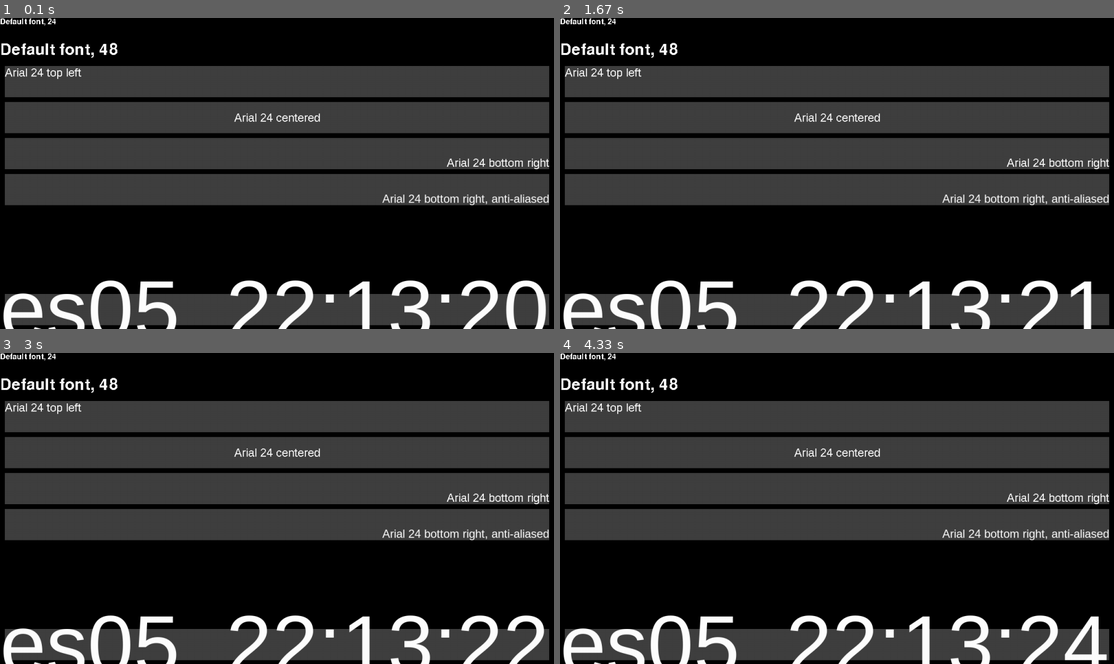
Above: before the commit, frames 1-4 (two rows, left to right).
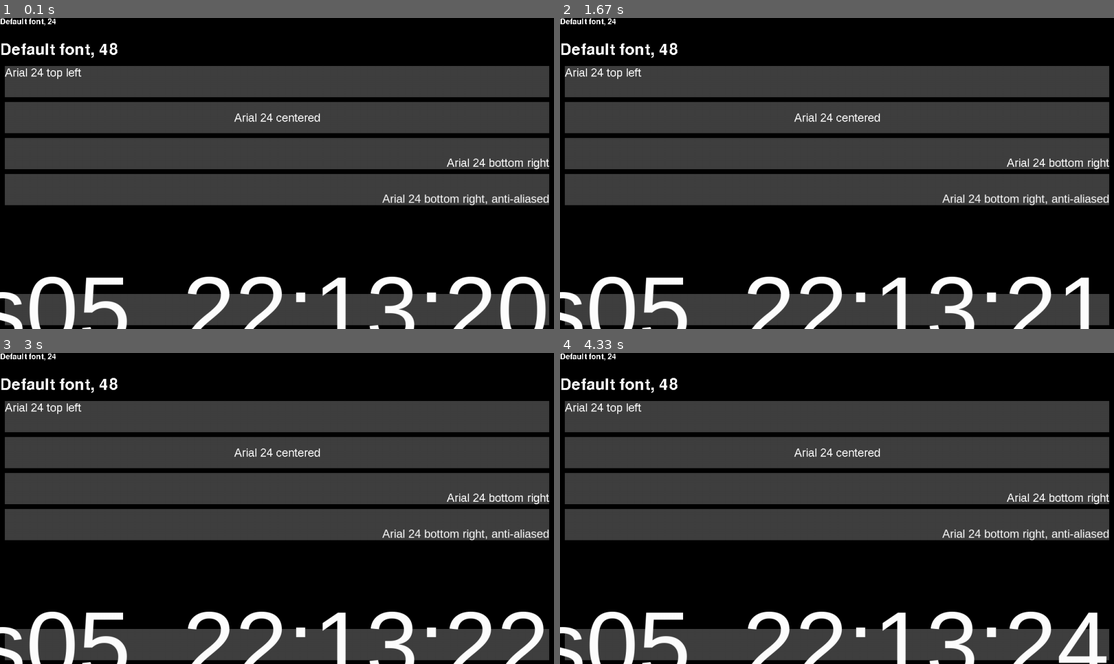
Above: after the commit, the same moments.

Repository: baluneboy/pims
Game: pygame game, started from largetime/largetime.py
Two runs of this game, one before a commit and one after it. Both use one fixed random seed, a clock stepped at 60 frames per second and the inputs below.
Inputs:
- Up to frame 1 (0.1 s): no input
- Up to frame 2 (1.67 s): no input
- Up to frame 3 (3 s): no input
- Up to frame 4 (4.33 s): no input

The runs differ from the first frame. In frame 1, 6.7% of the frame differs, in the area x 0-99%, y 83-100%; in frame 2, 6.5%; in frame 3, 6.5%; in frame 4, 6.6%.

Commit message:
Change font size.

Diff:
--- a/largetime/largetime.py
+++ b/largetime/largetime.py
@@ -10,6 +10,7 @@
 # some constants
 VERTOFFSET = 250 # vertical offset between GRAY rect bars
 SCREEN_PCT = 90 # % screen width/height that window occupies
+FONTSIZE = 196
 WHITE = (255, 255, 255)
 RED = (250, 0, 0)
 GRAY = (64, 64, 64)
@@ -34,10 +35,10 @@
 
     # a font of None means to use the default font
     font_mgr = FontManager((
-        (None, 24), (None, 48), (None, 172),
+        (None, 24), (None, 48), (None, FONTSIZE),
         ('arial', 24),
         ('arial', 48),
-        ('arial', 172)
+        ('arial', FONTSIZE)
     ))
 
     # event loop
@@ -73,12 +74,12 @@
         else:
             font_color = WHITE
         pygame.draw.rect(screen, GRAY, rect)
-        font_mgr.Draw(screen, 'arial', 172, txt, rect, font_color, 'right', 'center', True)
+        font_mgr.Draw(screen, 'arial', FONTSIZE, txt, rect, font_color, 'right', 'center', True)
         rect.top += VERTOFFSET
 
         txt = 'FIR es06  %s' % datetime.datetime.now().strftime('%H:%M:%S')
         pygame.draw.rect(screen, GRAY, rect)
-        font_mgr.Draw(screen, 'arial', 172, txt, rect, WHITE, 'right', 'center', True)
+        font_mgr.Draw(screen, 'arial', FONTSIZE, txt, rect, WHITE, 'right', 'center', True)
         rect.top += 75
 
         pygame.display.update()
